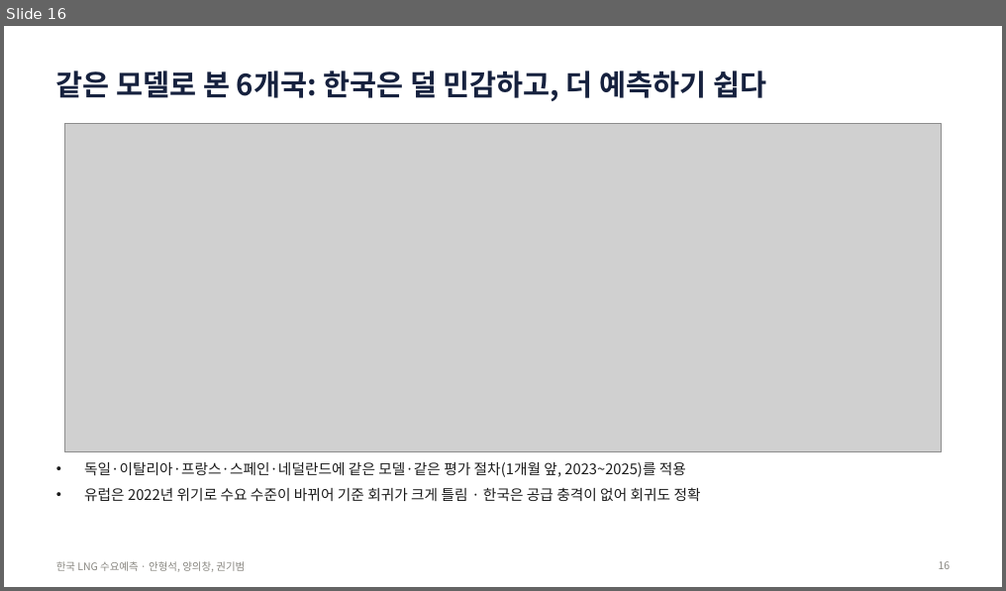
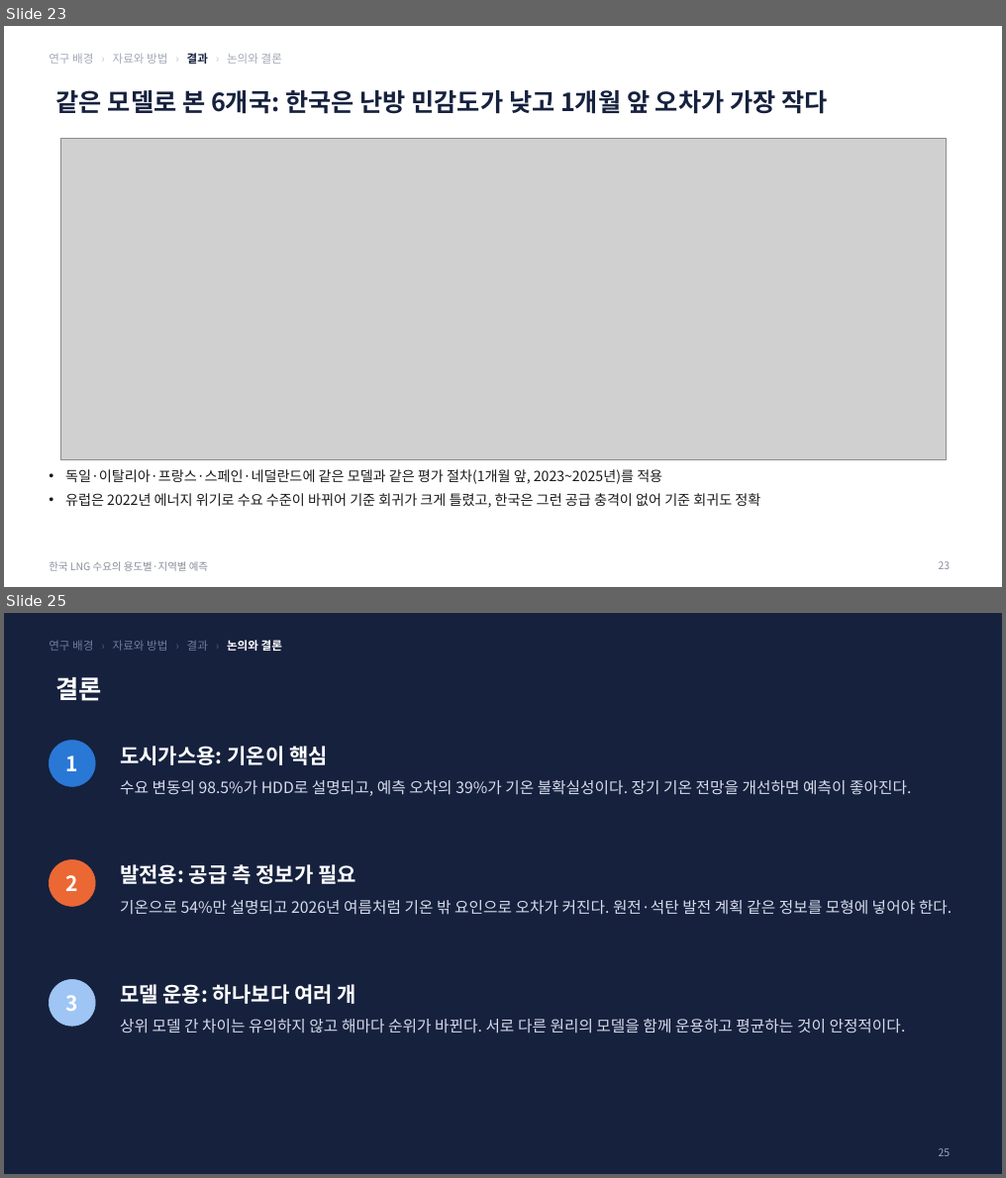
Before and after one commit to seoki0804/LNG_D_F, a slide deck: korea/report/한국_LNG_수요예측_발표.pptx. Shown one above the other, each under a label of ours: slide 16 before the commit, slides 23 and 25 after it; the slides between them are not shown. The pictures are 1006x591 and 1006x1178 pixels, drawn with LibreOffice and Linux fonts; fonts in the diff are those of the drawing; grey boxes stand for pictures. Boxes give left, top, right and bottom in pixels: in the first picture for what was removed or moved away, otherwise in the second. Text is boxed around its words. In the diff, an @@ line names an element or a change of style, - is before the commit and + after.

```diff
--- a/korea/report/한국_LNG_수요예측_발표.pptx
+++ b/korea/report/한국_LNG_수요예측_발표.pptx
@@ slide 25 added at (4, 613, 1002, 1174), background #16213E @@
@@ text added at (49, 640, 282, 651), 11 pt, text #6F7C9C @@
+연구 배경 › 자료와 방법 › 결과 › 논의와 결론
@@ title added at (56, 677, 102, 701), 24 pt, text #FFFFFF, bold @@
+결론
@@ ellipse added at (49, 741, 95, 786), fill #2A78D6, outline #2A78D6 0.5 pt @@
@@ text added at (66, 756, 78, 771), 20 pt, text #FFFFFF, bold @@
+1
@@ text added at (120, 746, 328, 765), 20 pt, text #FFFFFF, bold @@
+도시가스용: 기온이 핵심
@@ text added at (120, 780, 911, 796), 15 pt, text #D6DCEA @@
+수요 변동의 98.5%가 HDD로 설명되고, 예측 오차의 39%가 기온 불확실성이다. 장기 기온 전망을 개선하면 예측이 좋아진다.
@@ ellipse added at (49, 861, 95, 906), fill #EB6834, outline #EB6834 0.5 pt @@
@@ text added at (66, 875, 78, 891), 20 pt, text #FFFFFF, bold @@
+2
@@ text added at (120, 864, 356, 884), 20 pt, text #FFFFFF, bold @@
+발전용: 공급 측 정보가 필요
@@ text added at (120, 900, 951, 915), 15 pt, text #D6DCEA @@
+기온으로 54%만 설명되고 2026년 여름처럼 기온 밖 요인으로 오차가 커진다. 원전·석탄 발전 계획 같은 정보를 모형에 넣어야 한다.
@@ ellipse added at (49, 980, 95, 1026), fill #9EC5F4, outline #9EC5F4 0.5 pt @@
@@ text added at (66, 995, 78, 1011), 20 pt, text #FFFFFF, bold @@
+3
@@ text added at (120, 984, 356, 1004), 20 pt, text #FFFFFF, bold @@
+모델 운용: 하나보다 여러 개
@@ text added at (120, 1019, 906, 1034), 15 pt, text #D6DCEA @@
+상위 모델 간 차이는 유의하지 않고 해마다 순위가 바뀐다. 서로 다른 원리의 모델을 함께 운용하고 평균하는 것이 안정적이다.
@@ page number added at (939, 1149, 950, 1157), 10 pt, text #9AA6C4 @@
+25
@@ what was slide 16 is now slide 23 @@
@@ slide 23 changed as well @@
@@ text added at (49, 53, 282, 64), 11 pt, text #A3A9B5 @@
+연구 배경 › 자료와 방법 › 결과 › 논의와 결론
@@ title at (56, 90, 827, 114): text changed; size 28 to 24 pt @@
-같은 모델로 본 6개국: 한국은 덜 민감하고, 더 예측하기 쉽다
+같은 모델로 본 6개국: 한국은 난방 민감도가 낮고 1개월 앞 오차가 가장 작다
@@ picture: place and size @@
-picture at (64, 123, 942, 453)
+picture at (60, 138, 945, 461)
@@ text at (65, 470, 760, 508): text changed; size 14 to 13.5 pt @@
-• 독일·이탈리아·프랑스·스페인·네덜란드에 같은 모델·같은 평가 절차(1개월 앞, 2023~2025)를 적용
-• 유럽은 2022년 위기로 수요 수준이 바뀌어 기준 회귀가 크게 틀림 · 한국은 공급 충격이 없어 회귀도 정확
+• 독일·이탈리아·프랑스·스페인·네덜란드에 같은 모델과 같은 평가 절차(1개월 앞, 2023~2025년)를 적용
+• 유럽은 2022년 에너지 위기로 수요 수준이 바뀌어 기준 회귀가 크게 틀렸고, 한국은 그런 공급 충격이 없어 기준 회귀도 정확
@@ text at (49, 562, 208, 571): text changed; text colour #898781 to #8A8F9C @@
-한국 LNG 수요예측 · 안형석, 양의창, 권기범
+한국 LNG 수요의 용도별·지역별 예측
@@ page number at (939, 562, 950, 570): text changed; text colour #898781 to #8A8F9C @@
-16
+23
```
Also in this commit, not shown: 8 other slides changed, 23 other slides added, 10 slides removed, 30 other files.
